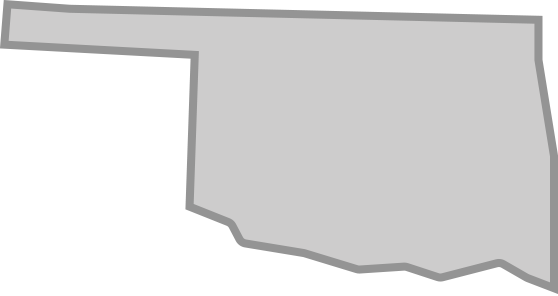
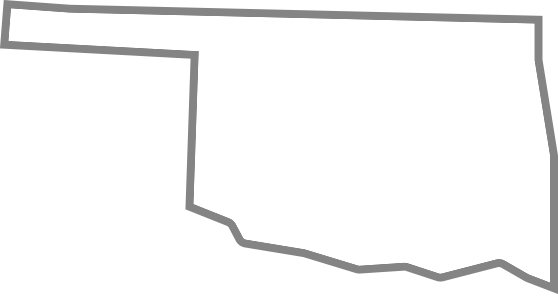
Layer changes from the first 558×296 image to the second:
pixels changed over [0, 0, 558, 294] (layer not identified)
